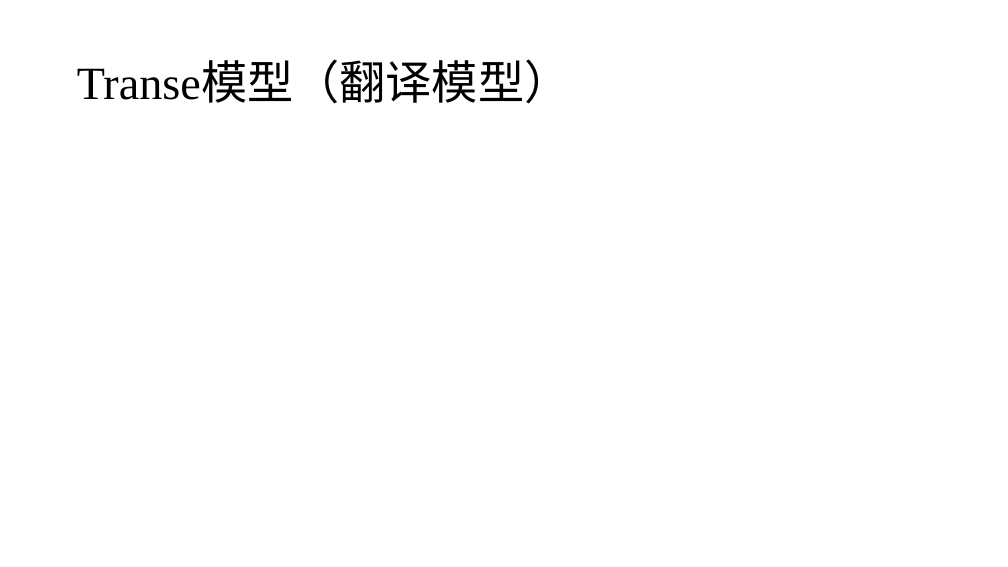
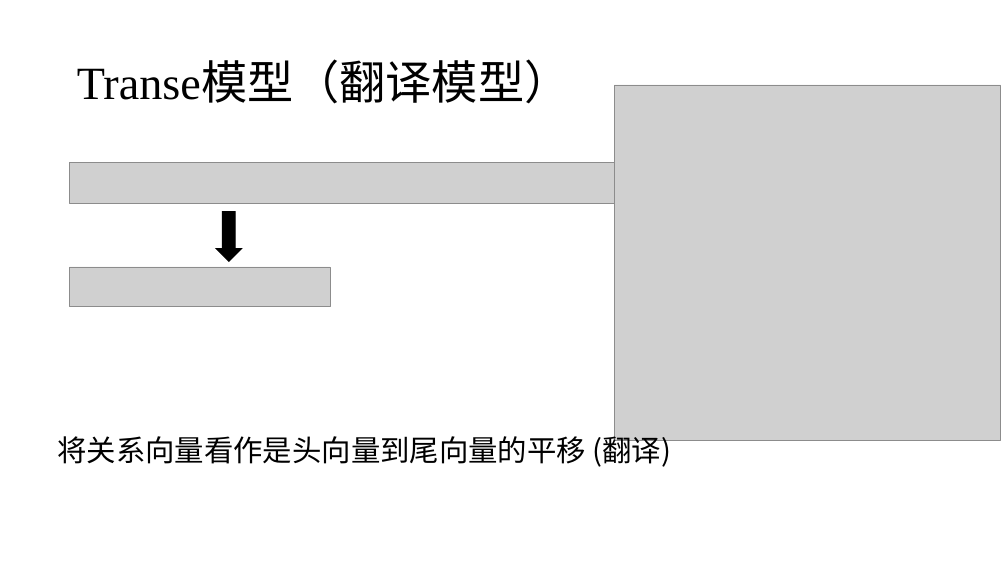
Before and after one commit to zyxdSTU/presetation, a slide deck: slide 8 of 知识表示学习/知识表示学习.pptx. Drawn at 1008x567 pixels with LibreOffice and Linux fonts; fonts in the diff are those of the drawing; grey boxes stand for pictures. Boxes give left, top, right and bottom in pixels: in the first picture for what was removed or moved away, otherwise in the second. Text is boxed around its words. In the diff, an @@ line names an element or a change of style, - is before the commit and + after.

```diff
--- a/知识表示学习/知识表示学习.pptx
+++ b/知识表示学习/知识表示学习.pptx
@@ picture added at box(615, 85, 1001, 440) @@
@@ picture added at box(70, 163, 615, 203) @@
@@ down arrow added at box(216, 212, 241, 262), fill #000000, outline #000000 1 pt @@
@@ picture added at box(70, 267, 330, 307) @@
@@ text added at box(58, 431, 672, 467), 28 pt, text #000000 @@
+将关系向量看作是头向量到尾向量的平移 (翻译)
```
Also in this commit, not shown: 3 other slides changed, 3 slides added, 3 slides removed, 4 other files.
